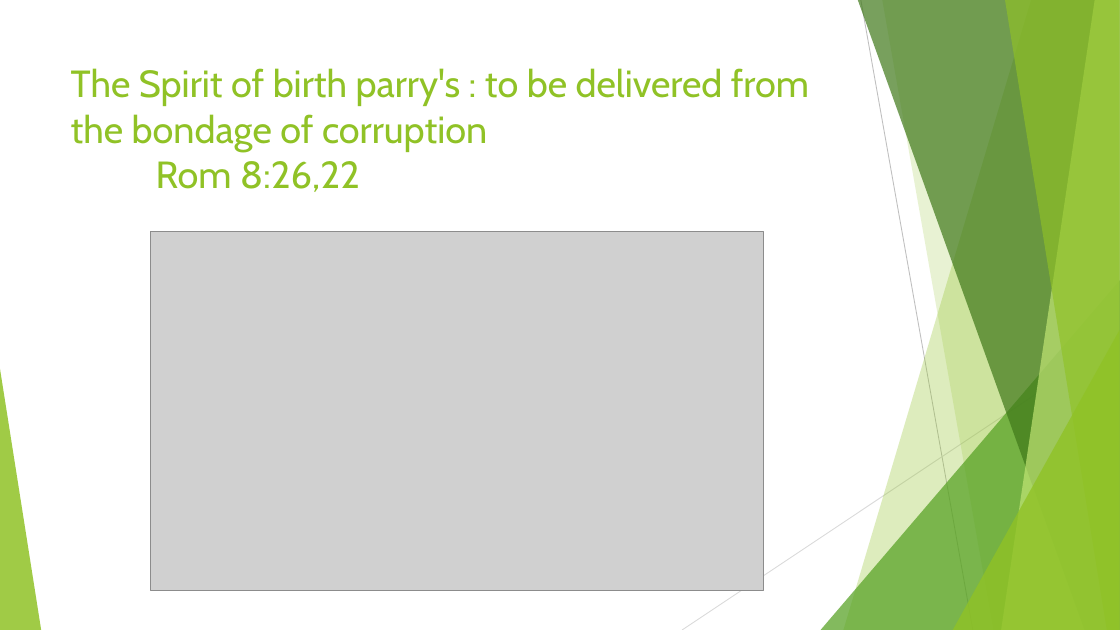
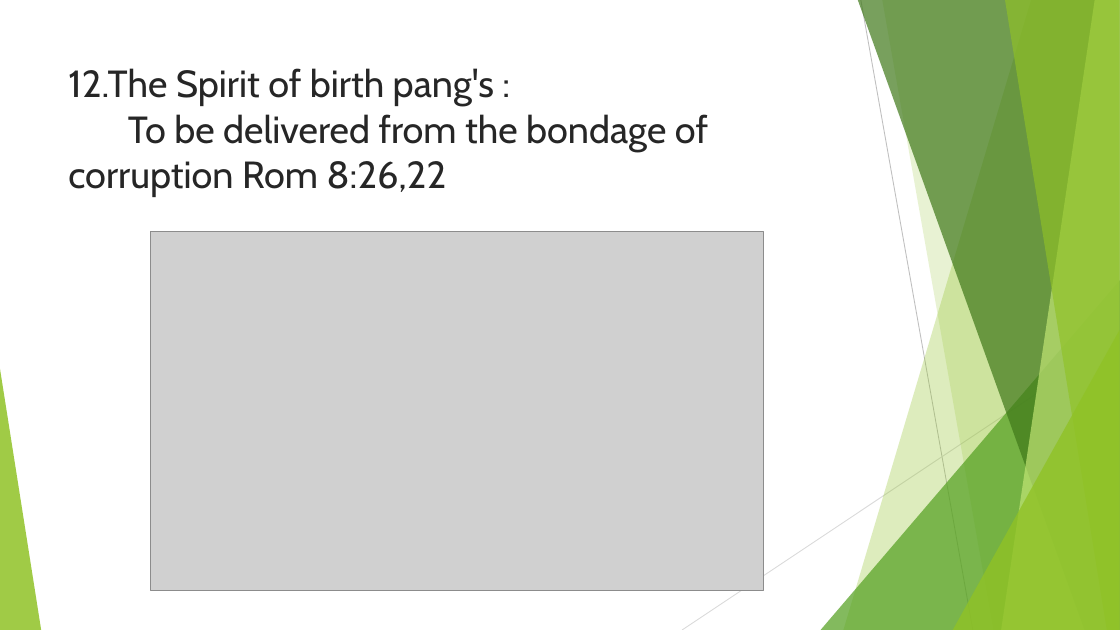
Before and after one commit to GOVARTHANAN123/Time, a slide deck: slide 13 of singapore_presentation1.pptx. Drawn at 1120x630 pixels with LibreOffice and Linux fonts; fonts in the diff are those of the drawing; grey boxes stand for pictures. Boxes give left, top, right and bottom in pixels: in the first picture for what was removed or moved away, otherwise in the second. Text is boxed around its words. In the diff, an @@ line names an element or a change of style, - is before the commit and + after.

```diff
--- a/singapore_presentation1.pptx
+++ b/singapore_presentation1.pptx
@@ title at [68, 68, 708, 197]: text changed; text colour #90C226 to #262626 @@
-The Spirit of birth parry's : to be delivered from the bondage of corruption
-Rom 8:26,22
+12.The Spirit of birth pang's :
+To be delivered from the bondage of corruption Rom 8:26,22
```
Also in this commit, not shown: 14 other slides changed, 2 slides added, 2 other files.
